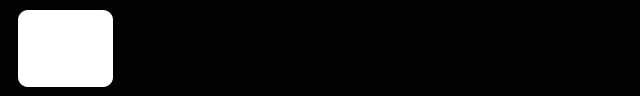
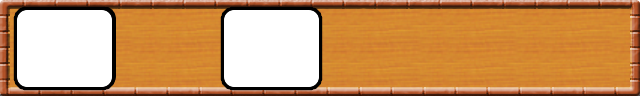
Comparing the layer stacks of the two 640 x 96 images. Changes:
renamed "シェイプ 1" to "レイヤー 1", painted on it, unmasked it over [18, 9, 320, 88]
removed layer "レイヤー 1" over [0, 0, 640, 96]
added layer "レイヤー 2" above "レイヤー 0" over [16, 9, 113, 88]
added layer "レイヤー 0" over [0, 0, 640, 96]
